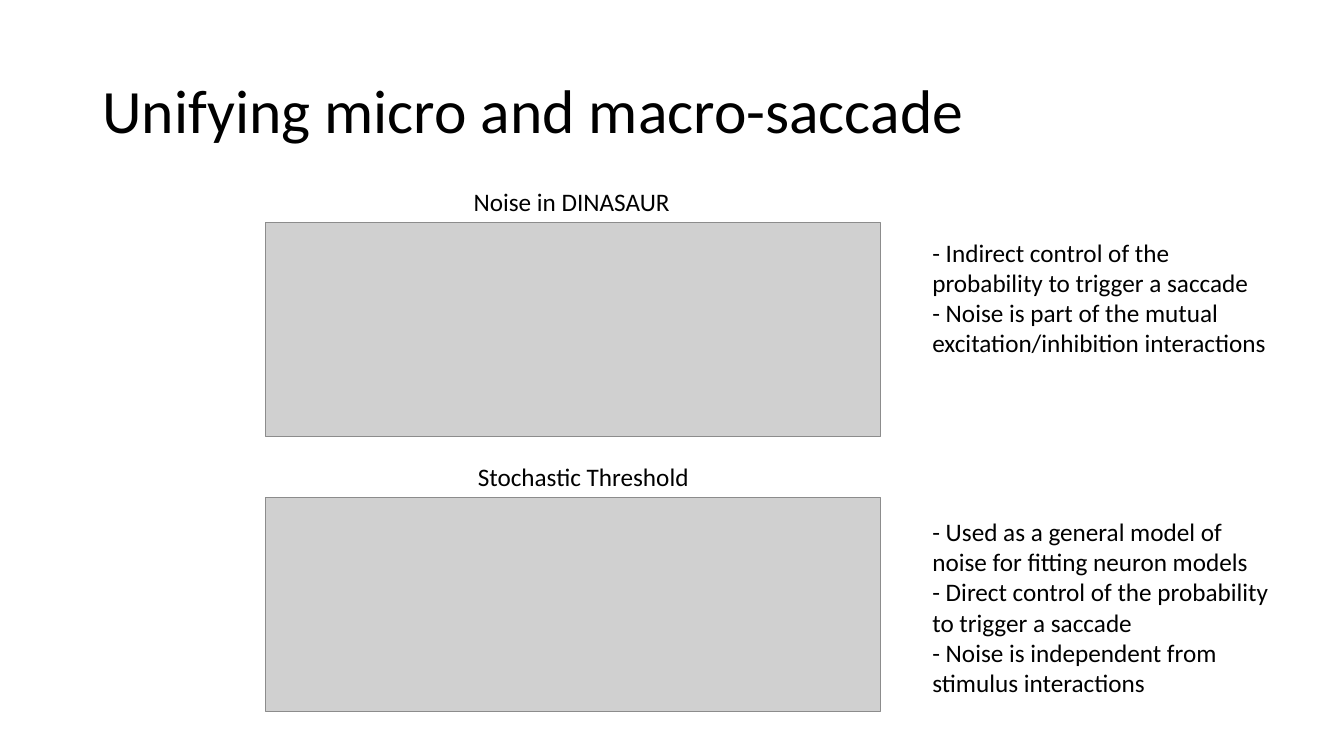
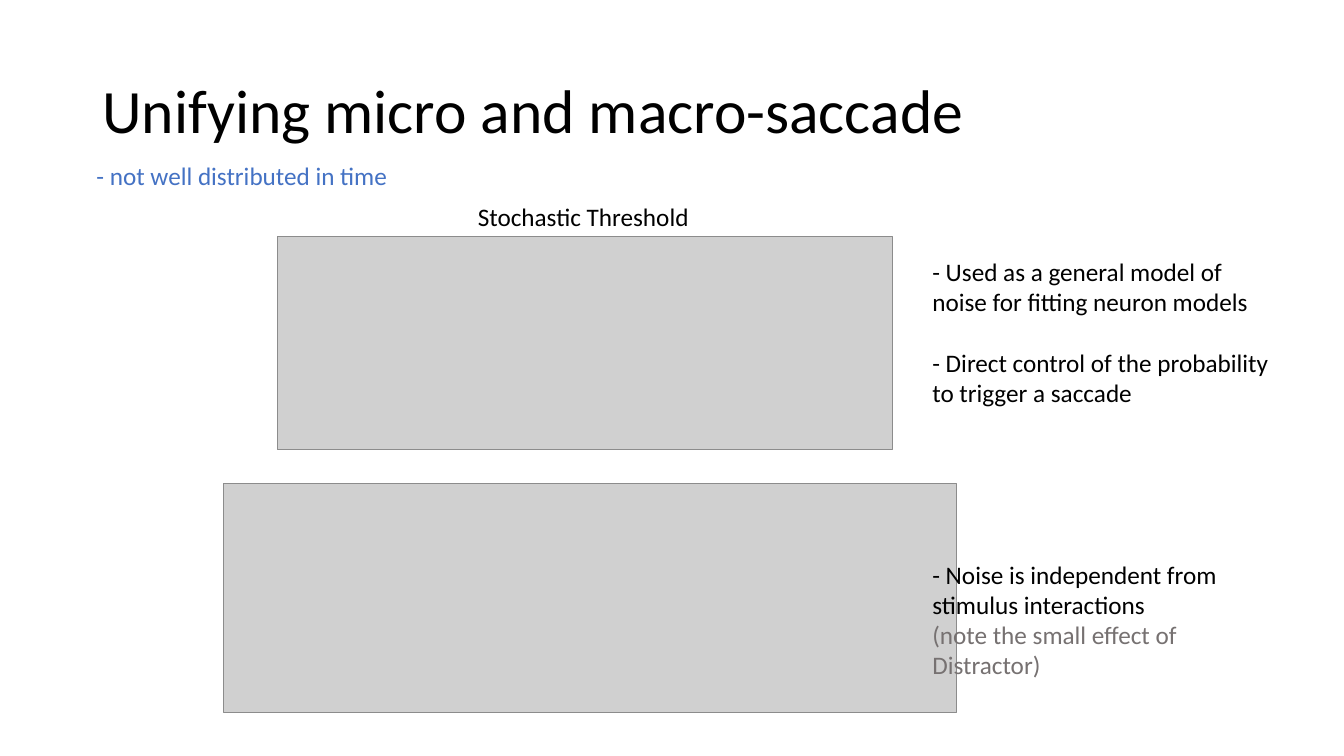
Before and after one commit to Nodragem/Modelling---DINASAUR2.0, a slide deck: slide 17 of notes/Presentation Feb2017/StochasticThreshold.pptx (slide 16 before the commit). Drawn at 1344x756 pixels with LibreOffice and Linux fonts; fonts in the diff are those of the drawing; grey boxes stand for pictures. Boxes give left, top, right and bottom in pixels: in the first picture for what was removed or moved away, otherwise in the second. Text is boxed around its words. In the diff, an @@ line names an element or a change of style, - is before the commit and + after.

```diff
--- a/notes/Presentation Feb2017/StochasticThreshold.pptx
+++ b/notes/Presentation Feb2017/StochasticThreshold.pptx
@@ text added at box(110, 167, 387, 185), 18 pt, text #4472C4 @@
+- not well distributed in time
@@ text "Stochastic Threshold": place and size @@
-text "Stochastic Threshold" at box(478, 468, 689, 487)
+text "Stochastic Threshold" at box(478, 208, 689, 227)
@@ text removed at box(474, 193, 670, 212) @@
-Noise in DINASAUR
@@ picture removed at box(265, 223, 880, 437) @@
@@ picture: place and size @@
-picture at box(265, 497, 880, 711)
+picture at box(277, 236, 892, 450)
@@ text "- Used as a general ...": place and size @@
-text "- Used as a general ..." at box(932, 523, 1268, 693)
+text "- Used as a general ..." at box(932, 263, 1268, 681)
@@ text removed at box(932, 244, 1266, 353) @@
-- Indirect control of the probability to trigger a saccade
-- Noise is part of the mutual excitation/inhibition interactions
@@ picture added at box(224, 484, 957, 713) @@
@@ text at box(932, 624, 1177, 681): paragraph added @@
+(note the small effect of Distractor)
```
Also in this commit, not shown: 9 other slides changed, 2 slides added, 50 other files.
